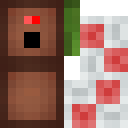
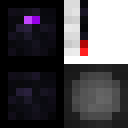
The second 128×128 image is a revision of the first. Changes to its layers:
showed group "laser" (14 layers) over [0, 0, 128, 128]
hid group "harpoon" (6 layers), moved it above "cryolator" over [0, 0, 128, 128]
removed layer "Frame" (3rd of 4, in "harpoon") (was overlay, 40%) from group "harpoon" over [0, 0, 64, 128]
moved "Layer 15" above "frame bottom", painted on it, masked it over [64, 0, 128, 128]
removed layer "Head" (2nd of 3, in "harpoon") from group "harpoon" over [0, 0, 64, 128]
"AO" (2nd of 5, in "harpoon"): opacity 50% → 100%, painted on it over [0, 0, 128, 128]
removed layer "Throat" (3rd of 4, in "harpoon") from group "harpoon" over [64, 0, 80, 56]
